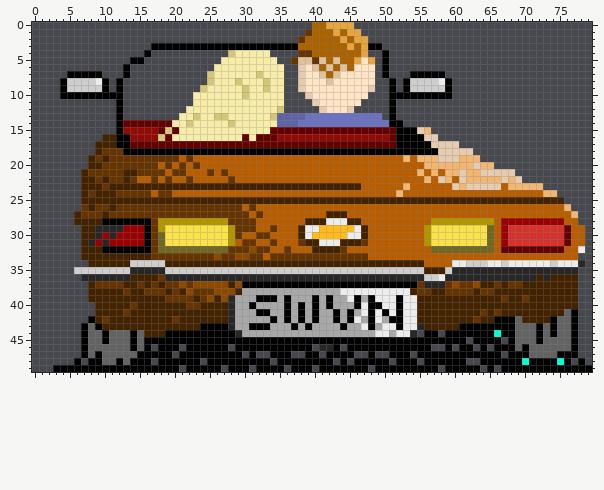
Sprite sheet -- lib/left2.png. Above, as it was before the edit.
The file is 80x50 pixels. Colours within 5 levels of each other are drawn and written as one.
Now the later version:
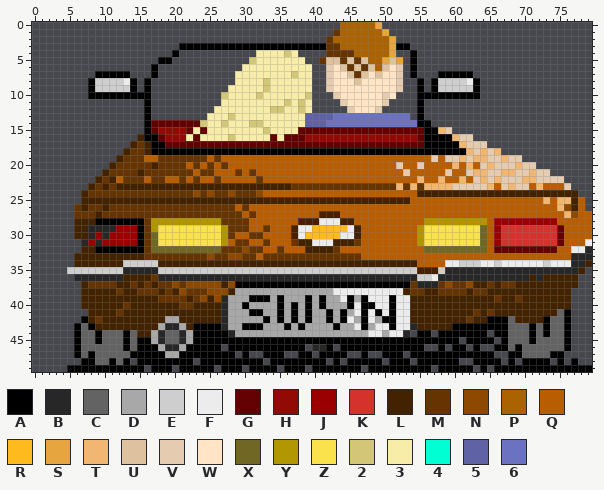
Palette (. is transparent): A #000000  B #272727  C #636363  D #a8a8a8  E #cecece  F #ececec  G #630000  H #910a03  J #9a0000  K #d5322e  L #432200  M #653400  N #8e4900  P #aa6300  Q #b85e00  R #ffbb1d  S #e6a53f  T #f1b672  U #dec2a0  V #e5ccb0  W #ffe5c5  X #716724  Y #b19600  Z #fae24c  2 #d4c677  3 #f8eda8  4 #00ffd2  5 #5f63a6  6 #6b72bf
What changed:
y 0: x 40..49 PPSSSS.... -> ....PPPPPS
y 1: x 39..43 MPPPS -> ....M; x 45..50 SS.... -> PPPPPS
y 2: x 38..42 MPPPP -> ....M; x 44 S -> P; x 46..51 SS.... -> PPPPPS
y 3: x 17..20 AAAA -> ....; x 38..43 PPPPPP -> AAAAMM; x 45 S -> P; x 47..53 SAA.... -> PPPPSAA
y 4: x 16 A -> .; x 20 . -> A; x 28..31 2333 -> ....; x 34..45 ....MMPPPPPP -> 3323....MMMM; x 47..51 S..A. -> PPPPS; x 54 . -> A
y 5: x 14..15 AA -> ..; x 18..19 .. -> AA; x 27..31 33333 -> ....2; x 35..42 ..MUUMUP -> 3333..MU; x 44..52 PPSWS.A.. -> MUMUPPSUS; x 54 . -> A
y 6: x 13 A -> .; x 17 . -> A; x 26..29 3333 -> ....; x 36..43 ..VWUPUP -> 3333..VW; x 45..52 PWWW.A.. -> MUMUPUWV; x 54 . -> A
y 7: x 5..8 AAAA -> ....; x 10..12 ... -> AAA; x 17 . -> A; x 25..28 2333 -> ....; x 32 2 -> 3; x 36..43 ..VWWUPU -> 3233..VW; x 45..47 WWW -> UMU; x 49..52 .A.. -> UWWV; x 55..57 AAA -> ...; x 59..62 .... -> AAAA
y 8: x 4..14 AEEEEFA.A.. -> ....AEEEEFA; x 16 . -> A; x 25..29 23332 -> ....3; x 36..42 ..VWWWU -> 3333..V; x 46 W -> U; x 49..63 ..A.AEEEEFA.... -> WWWV..A.AEEEEFA
y 9: x 4..8 AEEEE -> ....A; x 10..14 A.A.. -> EEEEA; x 16 . -> A; x 24..27 2333 -> ....; x 30 2 -> 3; x 36..42 ..VWWWW -> 3333..V; x 48..57 V..A.AEEEE -> WWWWV..A.A; x 59..63 A.... -> EEEEA
y 10: x 4..7 AAAA -> ....; x 13..16 .... -> AAAA; x 23..27 33333 -> ....2; x 30 2 -> 3; x 32 3 -> 2; x 36..43 ...VWWWW -> 3332...V; x 48..54 ...AAAA -> WWVW...; x 60..63 .... -> AAAA
y 11: x 12 A -> .; x 16 . -> A; x 23..26 3333 -> ....; x 36..44 ....VWWWW -> 2323....V; x 47..51 ....A -> WWWV.; x 55 . -> A
y 12: x 12 A -> .; x 16 . -> A; x 22..25 3333 -> ....; x 34 3 -> 2; x 36..39 .... -> 3323; x 41..44 VWWW -> ....; x 46..49 .... -> WWWV; x 51 A -> .; x 55 . -> A
y 13: x 12 A -> .; x 16 . -> A; x 21..24 3323 -> ....; x 26..28 223 -> 332; x 34..42 255556666 -> 333335555; x 50..53 .A.. -> 6666; x 55 . -> A
y 14: x 12..16 AGGGG -> ....A; x 20..24 33233 -> GGGG2; x 27..28 32 -> 23; x 31..32 33 -> 22; x 35..41 5556666 -> 3333555; x 51..56 AA.... -> 6666AA
y 15: x 12..22 AHHHHHG2G33 -> ....AGHHHHG; x 24 3 -> G; x 33..37 3GGGG -> 23333; x 52..59 AAAVT... -> GGGGAATV
y 16: x 10..21 LLAAHHHH2G33 -> .....LAAGHHH; x 23 3 -> G; x 28 3 -> 2; x 30 G -> 3; x 32..33 GG -> 33; x 35..38 HHHH -> 3GGG; x 51..62 GAAAAVV..... -> HHHHGAAAATVV
y 17: x 9..18 LLLAAGGGGG -> .....LMLAA; x 52..55 AAAA -> GGGG; x 57..64 VVVV.... -> AAAATVVV
y 18: x 9..16 LMMMAAAA -> ....LMML; x 58..66 VVVVV.... -> AAAATVTVT
y 19: x 8..12 LMLMM -> ....L; x 16..17 MM -> QQ; x 21 Q -> M; x 23..24 QQ -> MM; x 26 Q -> M; x 53 T -> Q; x 55..58 TTTV -> QQVQ; x 62 T -> V; x 64..69 ...... -> TVVTVV
y 20: x 8..11 LLMM -> ...L; x 17..18 MQ -> LM; x 20 Q -> M; x 25 Q -> M; x 27 Q -> M; x 52 Q -> V; x 55..59 QTTTT -> VQQQQ; x 61 T -> Q; x 63..64 VT -> QV; x 66..71 ...... -> VVVTVV
y 21: x 7..10 LMMM -> ...L; x 13..15 LLM -> MML; x 19 Q -> M; x 22 Q -> M; x 24 Q -> M; x 27 M -> Q; x 29 Q -> M; x 31 Q -> M; x 53 Q -> V; x 55 T -> Q; x 57 T -> Q; x 59..62 TTVT -> VQQV; x 64 V -> T; x 67..73 VV..... -> TTVVTVV
y 22: x 7..13 LLMLMML -> ..LMLQM; x 15 Q -> M; x 18..19 QM -> MQ; x 21..23 QMQ -> MQM; x 26 Q -> M; x 28 M -> Q; x 32 Q -> M; x 55..56 QT -> TQ; x 58..59 VT -> TQ; x 61..63 VTT -> TQV; x 65 T -> V; x 68 T -> V; x 70..75 ...... -> TTVVVV
y 23: x 7 L -> .; x 9..11 LML -> MLM; x 37..59 LLLLLLLLLLQQQQQQTQQQQQQ -> MMMMMMMMMMMMMMMTMTMTTTT; x 61 T -> V; x 65..67 VVQ -> TQV; x 69..71 TTT -> VVQ; x 73..76 .... -> QQQV
y 24: x 9..11 LLL -> MMM; x 17 Q -> M; x 20..32 QQQQQQQQQQQQQ -> MMMNMNMMNMMMN; x 52 T -> Q; x 55..77 QQQQQQQQQQQQQQQQQQTT... -> LLLLLLLLLLLLLLLLLLLLLLL
y 25: x 54..78 LLLLLLLLLLLLLLLLLLLLLL... -> QQQQQQQQQQQQQQQQQQQTQTTLQ
y 26: x 6..8 .ML -> MLM; x 10..11 ML -> LM; x 29..31 MQM -> QMQ; x 75..78 QT.. -> TNLQ
y 27: x 6 L -> M; x 9..10 ML -> LM; x 30..32 MQM -> QMQ; x 41 Q -> L; x 44 L -> Q; x 76..79 QT.. -> TNQQ
y 28: x 9 L -> A; x 16..17 AM -> MY; x 27 Y -> M; x 31 M -> Q; x 38 Q -> L; x 41 L -> F; x 44 F -> L; x 46 L -> Q; x 56 Q -> Y; x 65..66 YQ -> QJ; x 75 J -> Q; x 78..79 .. -> QQ
y 29: x 6 . -> L; x 8 L -> B; x 12 B -> J; x 15..18 JAMY -> AMYZ; x 27..28 ZY -> YM; x 31 M -> Q; x 33..34 QM -> MQ; x 37..38 QL -> LF; x 40 F -> R; x 45..47 RFL -> FLQ; x 55..56 QY -> YZ; x 64..67 ZXQJ -> XQJK; x 75..76 KG -> GQ; x 79 . -> Q
y 30: x 6 . -> L; x 8..11 LBJB -> BJBJ; x 15..18 JAMX -> AMXZ; x 27..29 ZYM -> YMQ; x 31 Q -> M; x 33 M -> Q; x 37..39 QLF -> LFR; x 44 R -> F; x 46..47 FL -> LQ; x 55..56 QY -> YZ; x 64..67 ZXQJ -> XQJK; x 75..76 KG -> GQ; x 79 . -> Q
y 31: x 7..10 LBJB -> BJBJ; x 15..18 JAMX -> AMXZ; x 27..29 ZYQ -> YQM; x 31 M -> Q; x 33..34 QM -> MQ; x 37..38 QM -> ML; x 40 L -> F; x 43 F -> L; x 46..47 LM -> MQ; x 55..56 QY -> YZ; x 64..67 ZXQJ -> XQJK; x 75..76 KG -> GQ; x 79 . -> F
y 32: x 9 L -> A; x 16..17 AM -> MX; x 27 X -> M; x 30..31 MN -> NM; x 33 M -> Q; x 35..36 QM -> MQ; x 39 Q -> L; x 43..44 LM -> MQ; x 56 Q -> X; x 65..66 XQ -> QG; x 75 G -> Q; x 77 Q -> F; x 79 . -> B
y 33: x 6 . -> L; x 16 L -> M; x 25..26 MN -> NM; x 28 M -> N; x 30 N -> M; x 32..33 MQ -> QM; x 47 M -> Q; x 77..79 Q.. -> BBB
y 34: x 6..7 .. -> LL; x 13 L -> E; x 18 E -> L; x 55 L -> Q; x 59 Q -> F; x 61 F -> E; x 64 E -> F; x 66..67 FE -> EF; x 73..74 FE -> EF; x 77 F -> B; x 79 . -> L
y 35: x 5 . -> E; x 13 E -> B; x 18 B -> E; x 55 E -> L; x 58..59 LE -> EB; x 78 . -> L
y 36: x 6 . -> B; x 13 B -> L; x 17..18 LM -> MB; x 55 B -> E; x 57..58 EF -> FB; x 71..73 BLB -> LBL
y 37: x 7..8 .L -> LM; x 12 M -> L; x 14..18 LMLML -> MLMLM; x 20..22 MNM -> NMN; x 27..29 NLN -> LNA; x 54..55 AM -> MB; x 58..60 BMN -> MNM; x 62..63 MN -> NL; x 65..67 LML -> MLM; x 69 M -> L
y 38: x 7 . -> L; x 12..13 LM -> ML; x 15 L -> M; x 18..22 MLMLN -> LMLNM; x 25 M -> N; x 28..29 NL -> LD; x 43 D -> F; x 53..54 FL -> LM; x 56 M -> L; x 58 L -> M; x 62..63 ML -> LM; x 65 M -> L; x 77 L -> .
y 39: x 7 . -> L; x 18 L -> M; x 22..28 MLMNLNB -> LMNLNBD; x 31 D -> A; x 34..36 ADA -> DAD; x 39..42 DADA -> ADAD; x 44..48 DFADA -> FADAF; x 51..52 FA -> AF; x 54 F -> L; x 66..67 LM -> ML; x 69..70 LM -> ML; x 77 L -> .
y 40: x 7..8 .. -> LL; x 13..14 LM -> ML; x 21 L -> M; x 23 M -> L; x 27..28 LB -> BD; x 30..31 DA -> AD; x 35..42 DADADADA -> ADADADAD; x 45..47 DAF -> AFA; x 49 A -> F; x 51..52 FA -> AF; x 54 F -> L; x 77 L -> .
y 41: x 8 . -> L; x 12..13 LM -> ML; x 27..28 LB -> BD; x 31 D -> A; x 33 A -> D; x 35..40 DADADA -> ADADAD; x 42..52 DADADFAFAFA -> ADADFAFAFAF; x 54 F -> L; x 63..66 LMLM -> MLML; x 75..77 LCA -> CA.
y 42: x 7..10 .ALM -> ALML; x 19..20 LM -> DD; x 27..28 LB -> BD; x 33..40 DADADADA -> ADADADAD; x 42..50 DADAFDAFD -> ADAFDAFDA; x 52 A -> F; x 54 F -> L; x 62..63 LM -> ML; x 65 L -> A; x 68..69 AC -> CL; x 73..74 LA -> AC; x 76..77 CA -> A.
y 43: x 6..9 .ACA -> ACAL; x 18..21 LLLL -> DBBD; x 23 L -> A; x 27..28 AB -> BD; x 30 D -> A; x 33 A -> D; x 36..39 DADA -> ADAD; x 43..44 DA -> AD; x 46..49 DFAD -> FADF; x 51..52 FA -> AF; x 54..55 FB -> BL; x 60 L -> A; x 68 A -> C; x 71..74 CACA -> ACAC; x 76..77 CA -> A.
y 44: x 6..7 .A -> AC; x 9..10 CA -> AC; x 13..15 CAC -> ACL; x 17..22 LLAAAA -> DBCCBD; x 28..29 AB -> BD; x 48 D -> F; x 50..51 FD -> DF; x 53..55 FB. -> B.A; x 57..58 A. -> .A; x 65..66 A4 -> .A; x 68 A -> C; x 71..74 CACA -> ACAC; x 76..77 CA -> A.
y 45: x 6..7 .A -> AC; x 9..10 CA -> AC; x 13..15 CAC -> ACA; x 17..22 AAAAAA -> DBCCBD; x 61..62 A. -> .A; x 66..68 A.A -> .AC; x 71..72 CA -> AC; x 76..77 CA -> A.
y 46: x 6..7 .A -> AC; x 13..15 CAC -> ACA; x 17..21 .AAA. -> ADBBD; x 27..28 A. -> .A; x 39..40 A. -> .B; x 42..44 BA. -> A.A; x 56 A -> .; x 58..60 .A. -> A.A; x 62..64 A.A -> .A.; x 68..70 ACA -> CAC; x 76..77 CA -> A.
y 47: x 6..9 .ACA -> ACAC; x 14 C -> A; x 19..20 A. -> DD; x 29..31 A.A -> .A.; x 33 . -> A; x 36 A -> .; x 38 . -> A; x 40..41 A. -> .A; x 45 A -> .; x 47..48 .A -> A.; x 50 . -> A; x 53..54 A. -> .A; x 66 A -> .; x 70 A -> C; x 74 C -> A; x 76..77 AA -> ..
y 48: x 6..7 A. -> .A; x 9 A -> C; x 11..14 CACA -> ACA.; x 17 . -> A; x 23..24 A. -> .A; x 33..34 A. -> .A; x 42..45 A.A. -> .A.A; x 50..51 A. -> .A; x 54..55 A. -> .A; x 61 A -> .; x 63 . -> A; x 67 A -> .; x 69..70 A4 -> .A; x 74..78 A4A.A -> .A.A.
y 49: x 3..4 AA -> ..; x 16 A -> .; x 20..21 A. -> .A; x 26..27 A. -> .A; x 30..31 A. -> .A; x 35..36 A. -> .A; x 39..40 A. -> .A; x 47..48 A. -> .A; x 57..58 A. -> .A; x 63..66 A.A. -> .A.A
